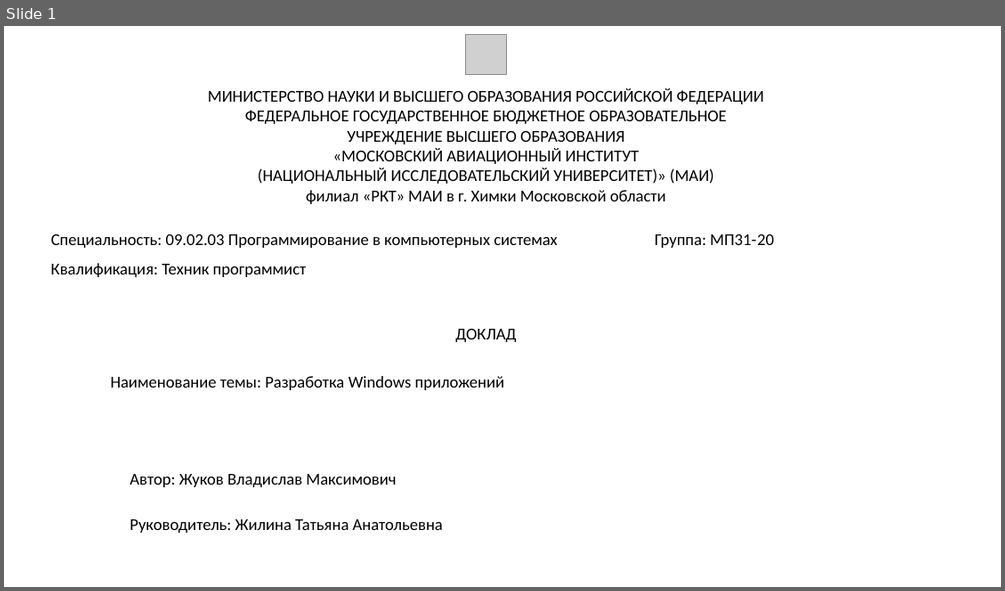
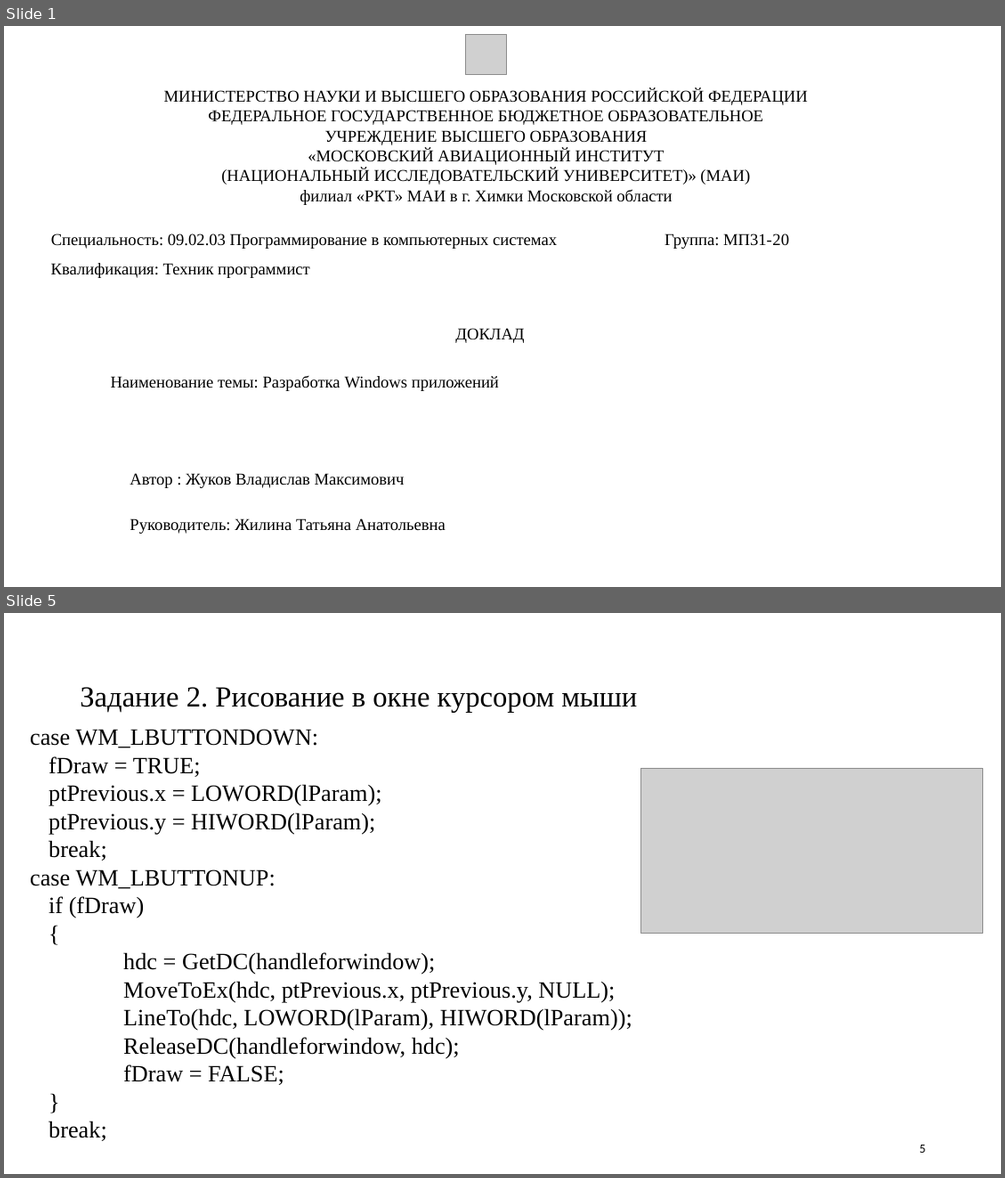
Before and after one commit to Feeralbee/praktika_system_programming, a slide deck: ЖуковМП3120.pptx. Shown one above the other, each under a label of ours: slide 1 before the commit, slides 1 and 5 after it; the slides between them are not shown. The pictures are 1005x591 and 1005x1178 pixels, drawn with LibreOffice and Linux fonts; fonts in the diff are those of the drawing; grey boxes stand for pictures. Boxes give left, top, right and bottom in pixels: in the first picture for what was removed or moved away, otherwise in the second. Text is boxed around its words. In the diff, an @@ line names an element or a change of style, - is before the commit and + after.

```diff
--- a/ЖуковМП3120.pptx
+++ b/ЖуковМП3120.pptx
@@ slide 5 added at (4,613,1001,1174), background #FFFFFF @@
@@ title added at (80,687,637,712), 28 pt, text #000000 @@
+Задание 2. Рисование в окне курсором мыши
@@ text added at (30,729,632,1141), 22.5 pt, text #000000 @@
+case WM_LBUTTONDOWN:
+fDraw = TRUE;
+ptPrevious.x = LOWORD(lParam);
+ptPrevious.y = HIWORD(lParam);
+break;
+case WM_LBUTTONUP:
+if (fDraw)
+{
+hdc = GetDC(handleforwindow);
+MoveToEx(hdc, ptPrevious.x, ptPrevious.y, NULL);
+LineTo(hdc, LOWORD(lParam), HIWORD(lParam));
+ReleaseDC(handleforwindow, hdc);
+fDraw = FALSE;
+}
+break;
@@ picture added at (641,768,983,933) @@
@@ page number added at (919,1144,925,1152), 12 pt, text #000000 @@
+5
@@ slide 1 changed as well @@
@@ font Calibri to Times New Roman in 6 elements at (164,89,808,205), (129,518,445,533), (111,376,499,391), (51,233,789,248), (455,328,524,343), (51,263,310,278) @@
@@ text at (129,473,404,488): text changed; font Calibri to Times New Roman @@
-Автор: Жуков Владислав Максимович
+Автор : Жуков Владислав Максимович
```
Also in this commit, not shown: 13 other slides added, 3 slides removed.
